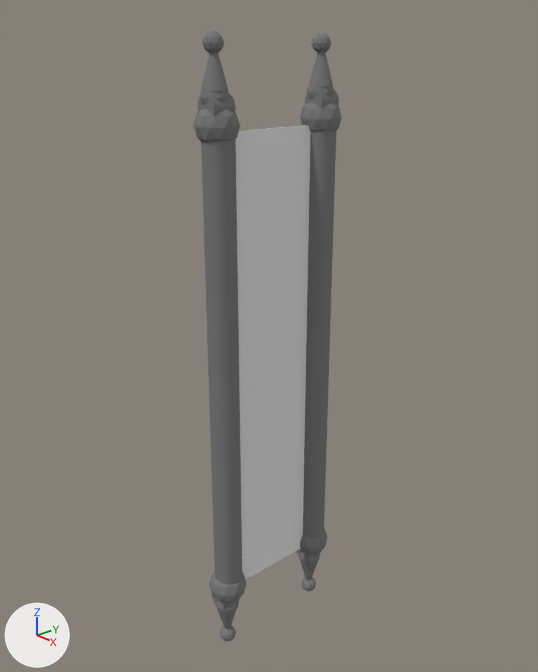
Before and after pictures for a commit that changed the Blender file Assets/Models/paperrole.blend.
Before and after are seen from a 50 mm lens placed at (3.29, -2.86, 3.42), pointed at (-0.07, 0.07, 1.71). The axes (+X, +Y, +Z) are drawn at lower left. The lights are the same throughout.

Names of what the first picture shows: 'paper', 'role1', 'role2'.
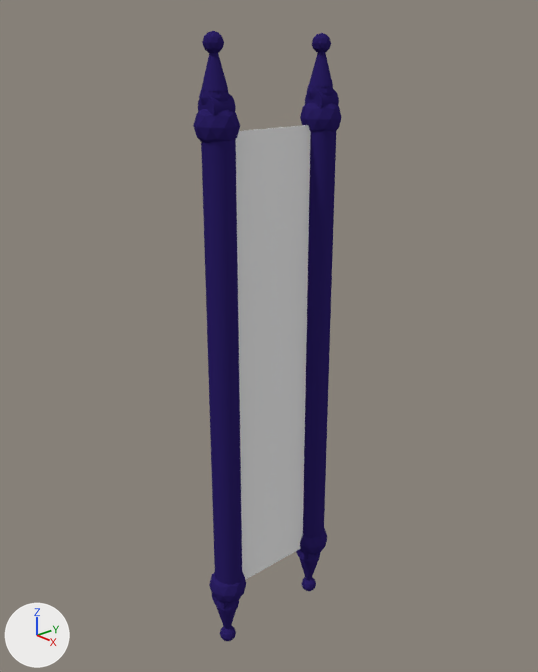
Edits to the scene script, one JSON object a line:
```json
{"op": "add", "block": "mat_blue_paperrole", "code": ["mat_blue_paperrole = diffuse_material('Blue_paperrole')", "mat_blue_paperrole.base_color = (0.0269, 0.0154, 0.138)  # dark blue #2e2168"]}
{"block": "me_icosphere_004", "where": "me_icosphere_004.from_pydata(...)  # 510 vertices, 648 faces; spans x -2.1..2.1, y -2.0..2.4, z -68.8..1.0"}
{"op": "remove", "block": "me_icosphere_004", "code": "me_icosphere_004.materials.append(mat_grey_paperrole)  # grey #7e7e7e"}
{"op": "add", "block": "me_icosphere_004", "code": "me_icosphere_004.materials.append(mat_blue_paperrole)  # dark blue #2e2168"}
{"block": "me_icosphere_002", "where": "me_icosphere_002.from_pydata(...)  # 510 vertices, 648 faces; spans x -2.1..2.1, y -2.0..2.4, z -68.8..1.0"}
{"op": "remove", "block": "me_icosphere_002", "code": "me_icosphere_002.materials.append(mat_grey_paperrole)  # grey #7e7e7e"}
{"op": "add", "block": "me_icosphere_002", "code": "me_icosphere_002.materials.append(mat_blue_paperrole)  # dark blue #2e2168"}
```

What differs and where, as boxes (x1, y1, x2, y2) in the pictures (538 x 672 px):
```json
{"object": "role2", "change": "recoloured", "before": [193, 31, 246, 641], "after": [193, 31, 246, 641], "on screen": "grey to blue"}
{"object": "role1", "change": "recoloured", "before": [296, 33, 342, 591], "after": [296, 33, 342, 591], "on screen": "grey to blue"}
```
